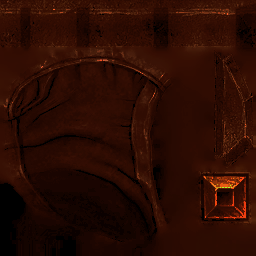
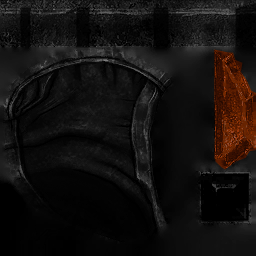
Revision of a layered 256×256 image; what changed, layer by layer:
added layer "Camada 0" above "Camada 0 copiar" over 0, 0, 256, 256
added layer "Camada 0 copiar" over 0, 0, 256, 256
